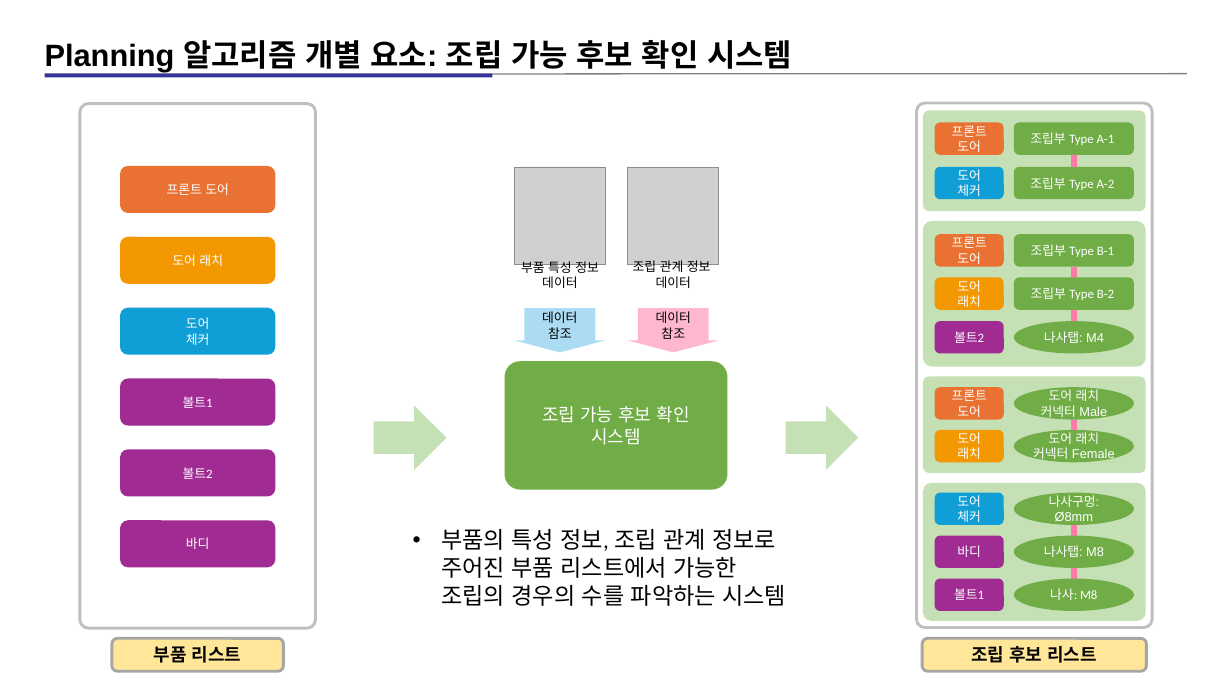
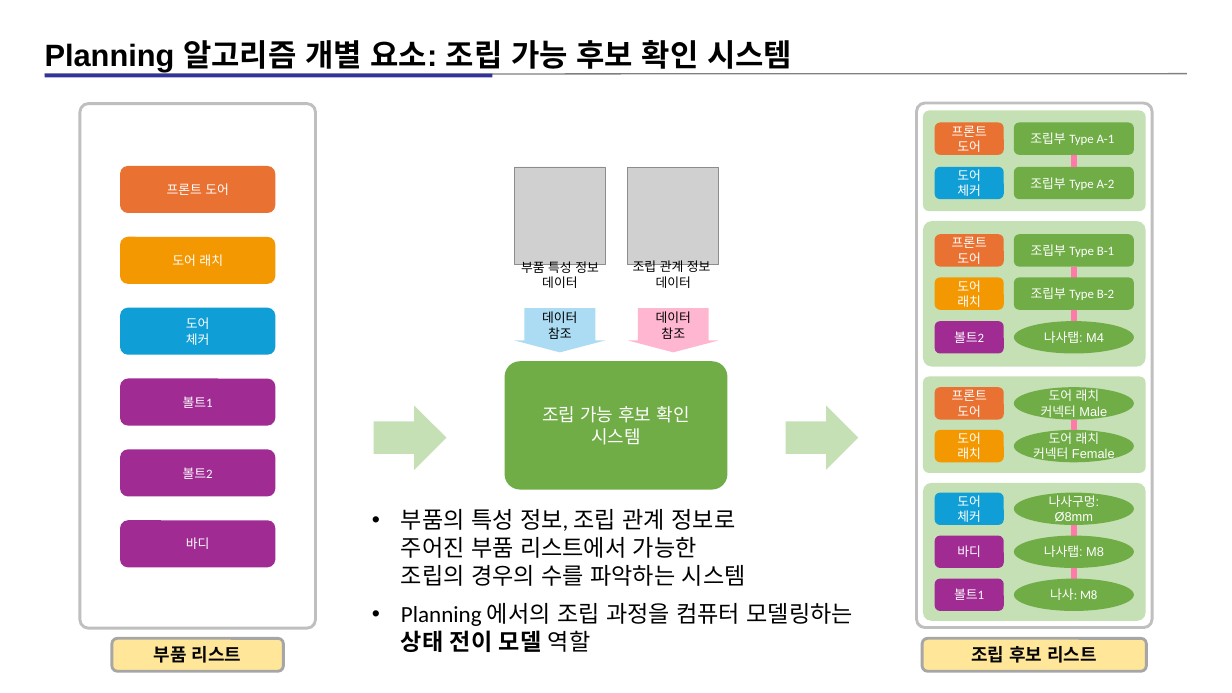
Before and after one commit to kimz1121/test, a slide deck: slide 4 of 현대차 심볼릭 플레너 예시 설명 자료_13_아키텍쳐_자료(작성중).pptx. Drawn at 1232x693 pixels with LibreOffice and Linux fonts; fonts in the diff are those of the drawing; grey boxes stand for pictures. Boxes give left, top, right and bottom in pixels: in the first picture for what was removed or moved away, otherwise in the second. Text is boxed around its words. In the diff, an @@ line names an element or a change of style, - is before the commit and + after.

```diff
--- a/현대차 심볼릭 플레너 예시 설명 자료_13_아키텍쳐_자료(작성중).pptx
+++ b/현대차 심볼릭 플레너 예시 설명 자료_13_아키텍쳐_자료(작성중).pptx
@@ text "부품의 특성 정보, 조립 관계 ..." moved from (x1=441, y1=529, x2=786, y2=606) to (x1=401, y1=509, x2=746, y2=586) @@
@@ text added at (x1=401, y1=603, x2=853, y2=652), 18 pt, text #000000 @@
+• Planning 에서의 조립 과정을 컴퓨터 모델링하는
+  상태 전이 모델 역할
```
Also in this commit, not shown: 2 other slides changed, 2 slides added, 41 slides removed.
